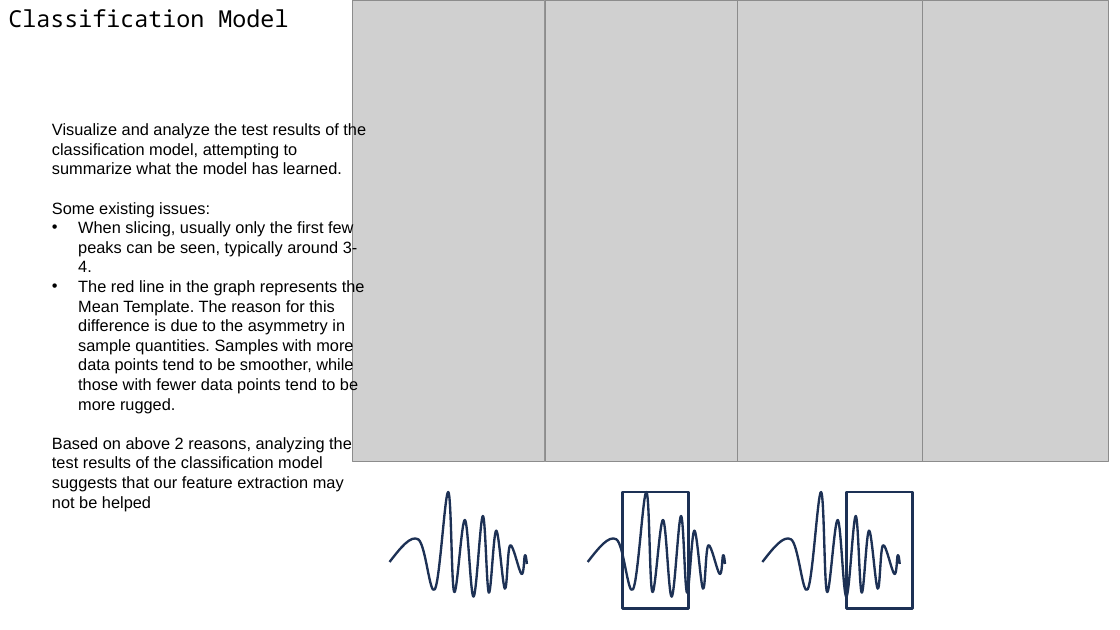
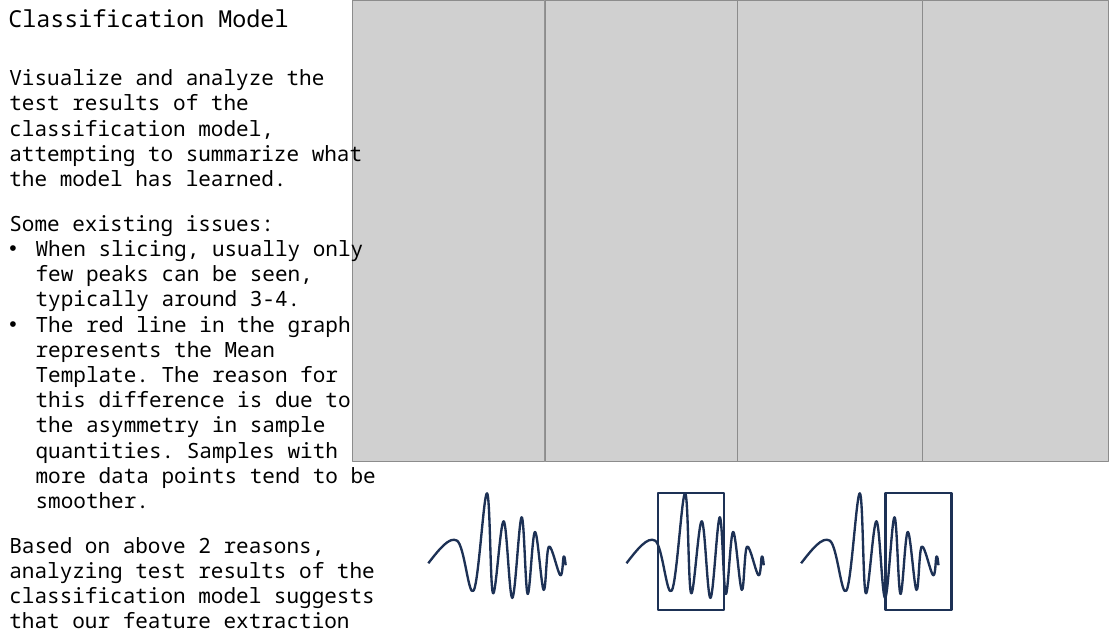
Before and after one commit to A-Big-Tortoise/Presentation, a slide deck: slide 11 of Presentation_0226_JiayuChen.pptx. Drawn at 1120x630 pixels with LibreOffice and Linux fonts; fonts in the diff are those of the drawing; grey boxes stand for pictures. Boxes give left, top, right and bottom in pixels: in the first picture for what was removed or moved away, otherwise in the second. Text is boxed around its words. In the diff, an @@ line names an element or a change of style, - is before the commit and + after.

Commit message:
Add Draft

```diff
--- a/Presentation_0226_JiayuChen.pptx
+++ b/Presentation_0226_JiayuChen.pptx
@@ text "Visualize and analyze the test ...": place and size @@
-text "Visualize and analyze the test ..." at box(52, 122, 366, 511)
+text "Visualize and analyze the test ..." at box(9, 69, 376, 629)
@@ text at box(9, 69, 362, 236): size 14 to 18 pt, font Arial to Noto Sans Mono in "Visualize and analyze the test results of ...", "Some existing issues:" @@
@@ text at box(9, 236, 376, 629): text changed; size 14 to 18 pt; font Arial to Noto Sans Mono @@
-• When slicing, usually only the first few peaks can be seen, typically around 3-4.
-• The red line in the graph represents the Mean Template. The reason for this difference is due to the asymmetry in sample quantities. Samples with more data points tend to be smoother, while those with fewer data points tend to be more rugged.
-Based on above 2 reasons, analyzing the test results of the classification model suggests that our feature extraction may not be helped
+• When slicing, usually only few peaks can be seen, typically around 3-4.
+• The red line in the graph represents the Mean Template. The reason for this difference is due to the asymmetry in sample quantities. Samples with more data points tend to be smoother.
+Based on above 2 reasons, analyzing test results of the classification model suggests that our feature extraction may not be helped.
@@ rectangle: place and size @@
-rectangle at box(623, 492, 689, 609)
+rectangle at box(659, 493, 725, 610)
@@ 3 freeform shapes, 1 rectangle: place and size @@
-3 freeform shapes, 1 rectangle at box(390, 492, 913, 609)
+3 freeform shapes, 1 rectangle at box(429, 493, 952, 610)
```
Also in this commit, not shown: 8 other slides changed.
